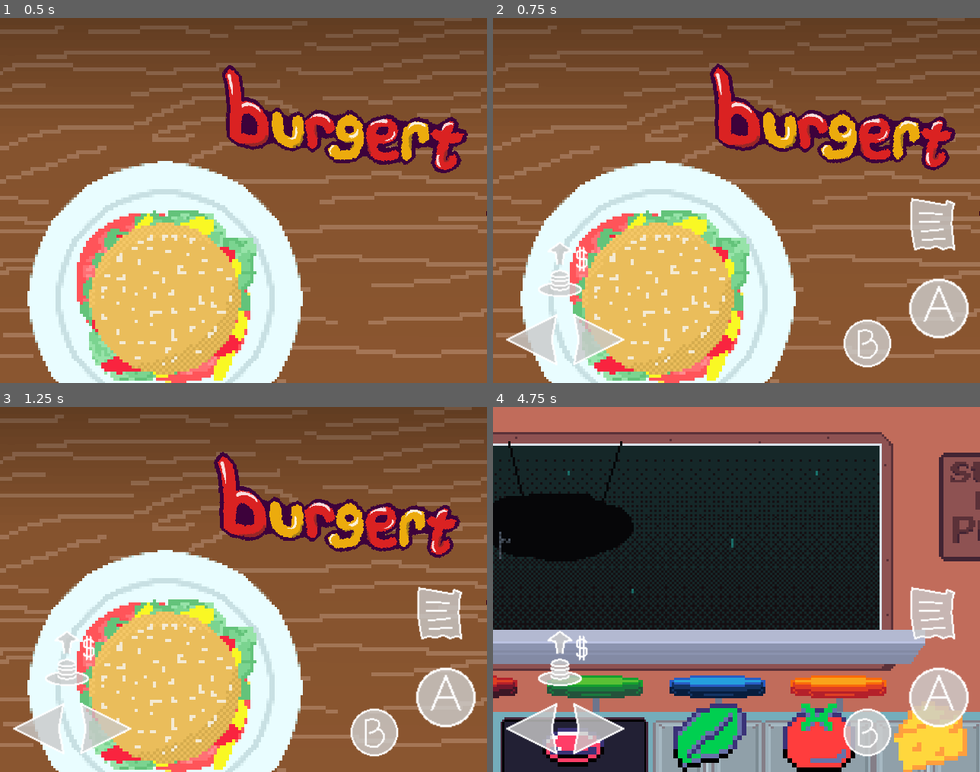
Above: before the commit, frames 1-4 (two rows, left to right).
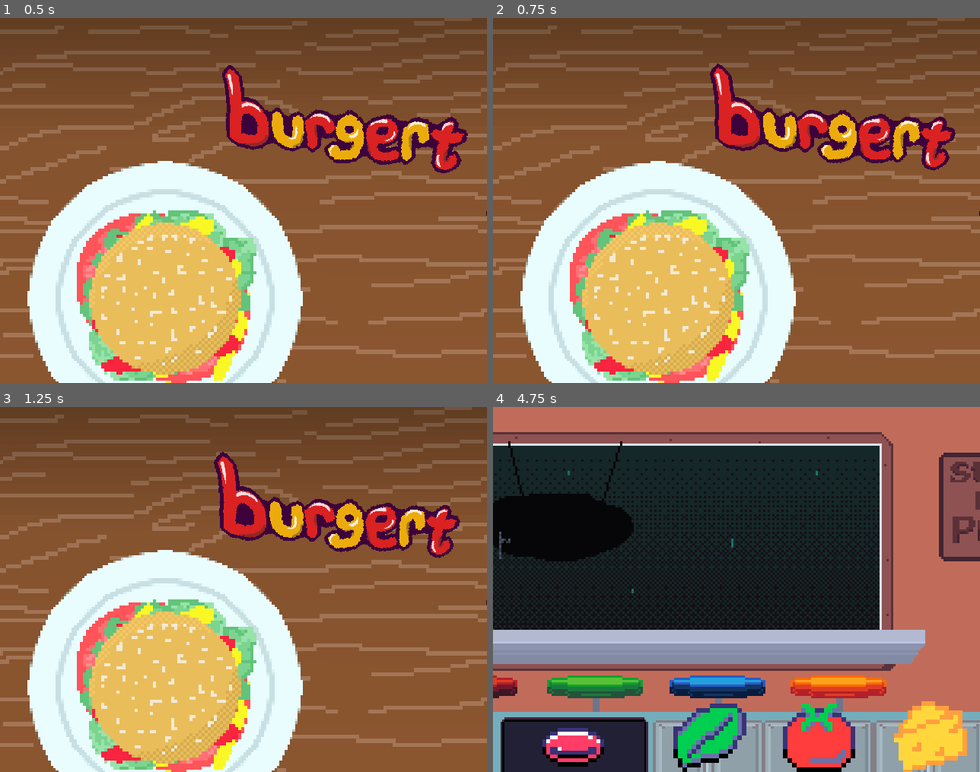
Above: after the commit, the same moments.

Repository: LettucePie/burgert
Game: Godot game, scene res://scenes/play.tscn
The game is run twice, just before and just after one commit, with the same random seed, the same clock (stepped at 60 frames per second) and the same inputs. Sound files missing from this copy of the repository are replaced by a short silence.
Inputs (mouse positions are in pixels of both pictures, inside the frame that each line leads up to):
- Up to frame 1 (0.5 s): no input
- Up to frame 2 (0.75 s): tap Enter (menu) at 0.5 s; drag from (736, 200) to (785, 120) at 0.52 s
- Up to frame 3 (1.25 s): no input
- Up to frame 4 (4.75 s): drag from (639, 607) to (712, 662) at 1.27 s; move the mouse to (785, 509) at 2.02 s; hold Right (right) 2.03-2.75 s; tap Z (confirm) at 2.1, 3.6 s; drag from (712, 662) to (590, 534) at 2.77 s; move the mouse to (882, 644) at 3.52 s; hold Left (left) 3.53-4.25 s; tap Space at 3.77 s; drag from (590, 534) to (663, 498) at 4.27 s

Frame 1 is identical in both runs. In frame 2, 5.5% of the frame differs, in the area x 2-98%, y 49-96%; in frame 3, 5.5%; in frame 4, 5.9%.

Commit message:
hide touch-game controls unless game started

Diff:
--- a/scenes/game_container.gd
+++ b/scenes/game_container.gd
@@ -37,6 +37,8 @@
 	time_elapsed = time_elapsed / 1000
 	var progress : float = time_elapsed / touch_gui_lifetime
 	var curve_percent : float = touch_gui_lifetime_curve.sample(progress)
+	if !play.game_scene.game_started:
+		curve_percent = 0
 	touch_controls.modulate.a = curve_percent
 
 
